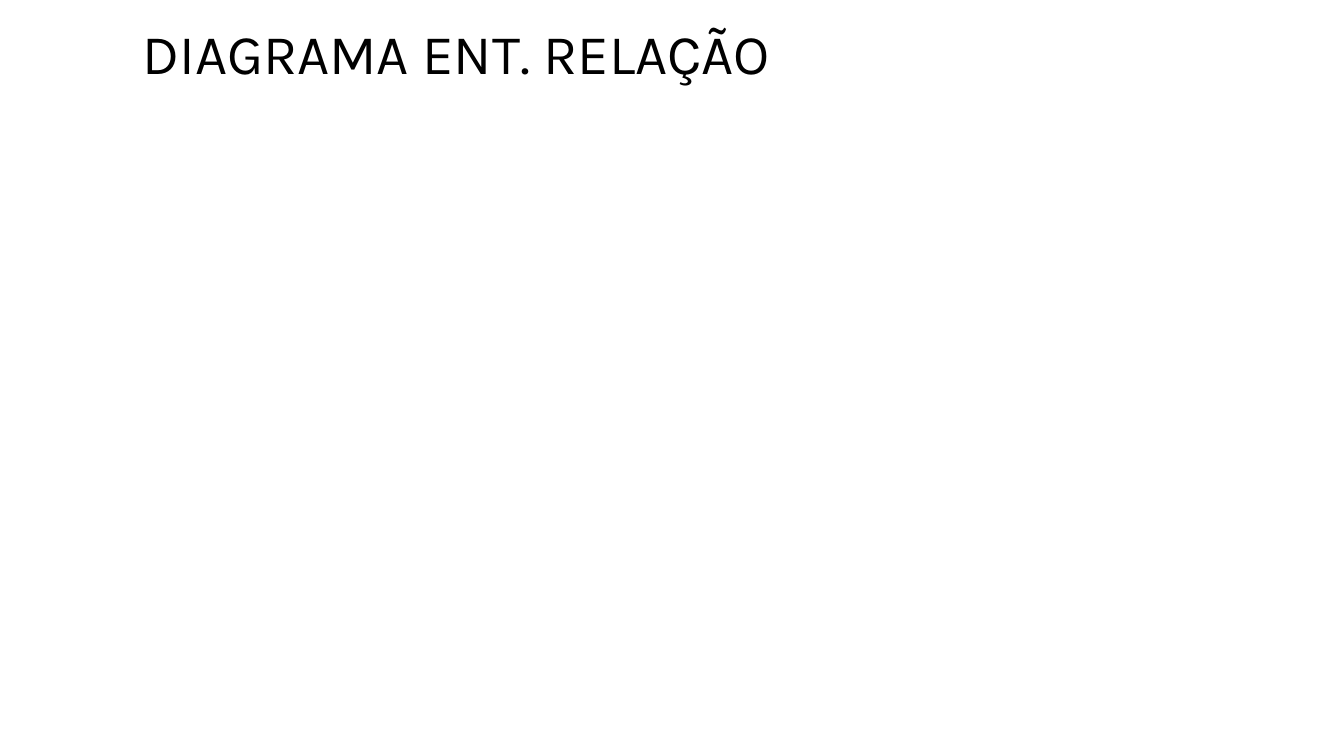
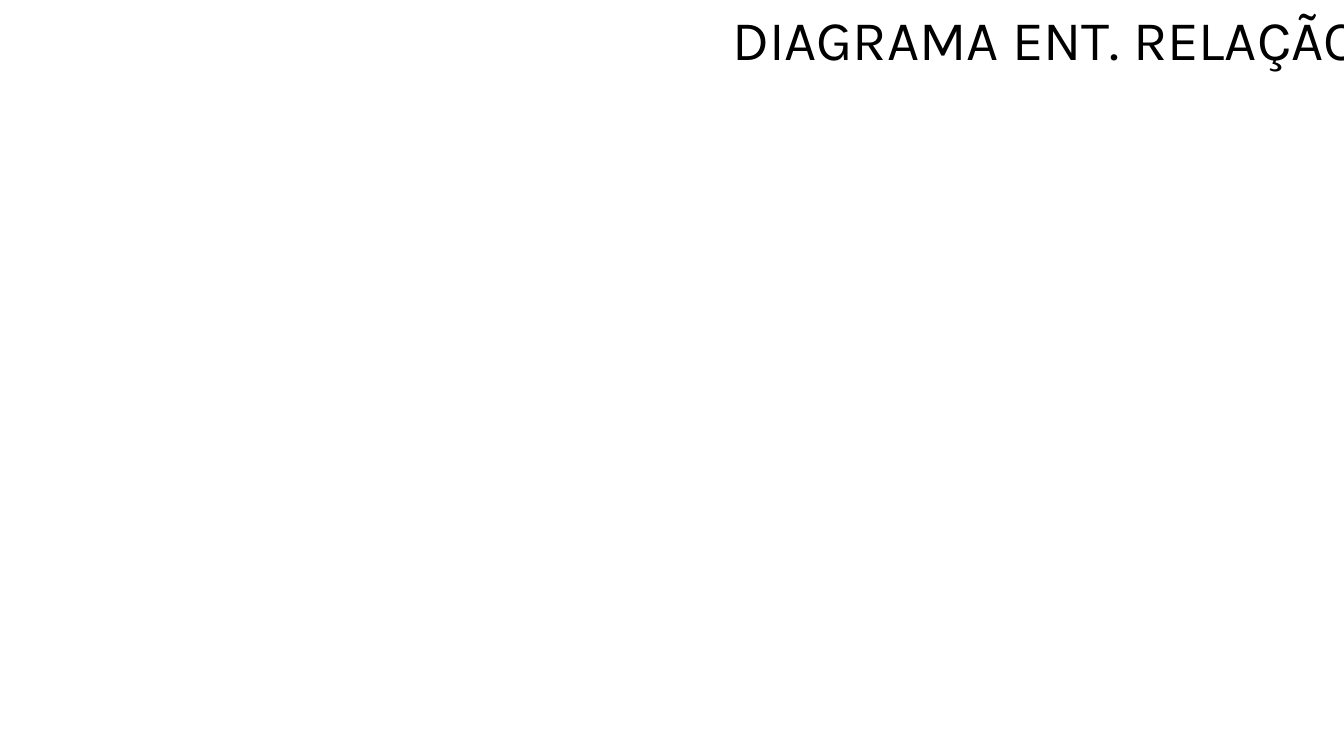
Before and after one commit to joaoppiresp/Proj-Mobile, a slide deck: slide 6 of Relatorios-Progresso/FRIEND’S_3rdDelivery.pptx (slide 5 before the commit). Drawn at 1344x756 pixels with LibreOffice and Linux fonts; fonts in the diff are those of the drawing; background and template pictures are left out. Boxes give left, top, right and bottom in pixels: in the first picture for what was removed or moved away, otherwise in the second. Text is boxed around its words. In the diff, an @@ line names an element or a change of style, - is before the commit and + after.

```diff
--- a/Relatorios-Progresso/FRIEND’S_3rdDelivery.pptx
+++ b/Relatorios-Progresso/FRIEND’S_3rdDelivery.pptx
@@ text "DIAGRAMA ENT. RELAÇÃO" rewrapped from [143,27,770,86] to [732,13,1344,72] @@
```
Also in this commit, not shown: 1 other slide changed, 2 slides added.
